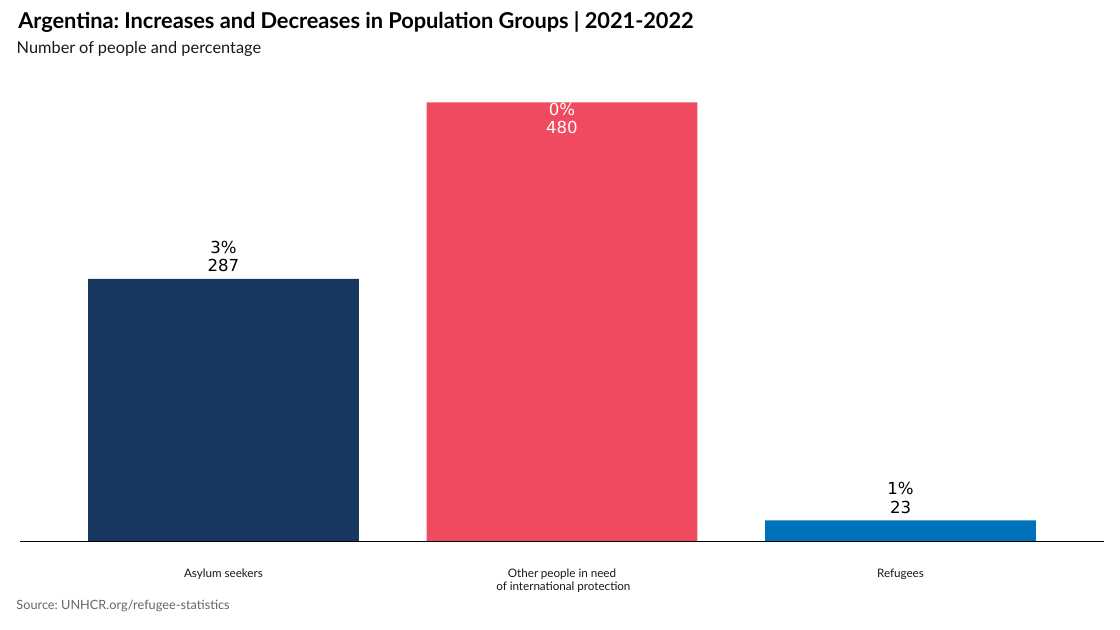
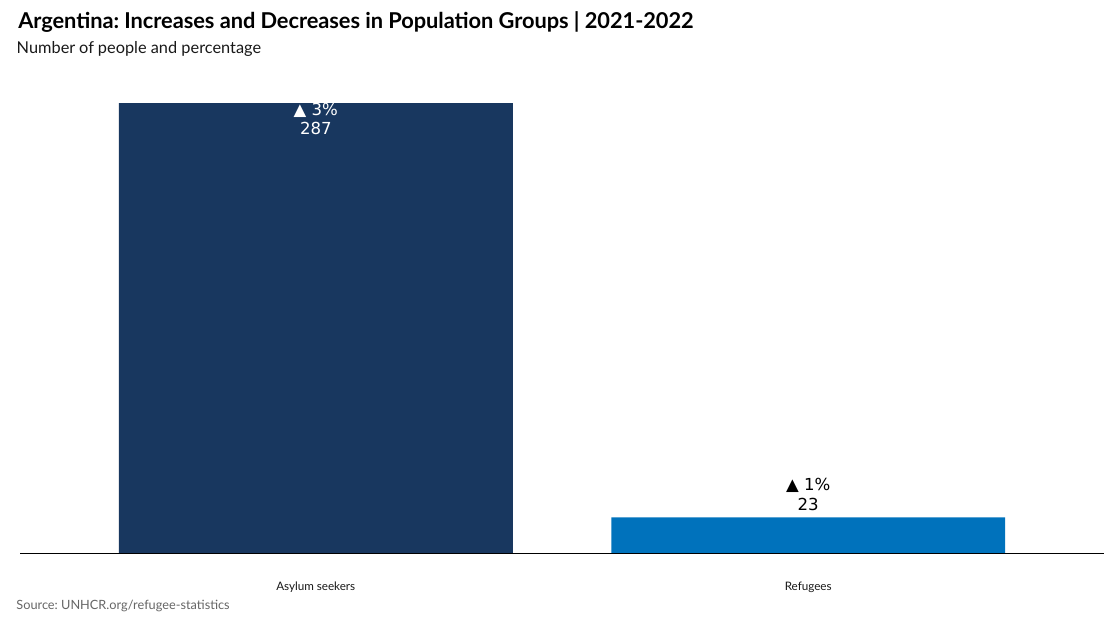
Before and after one commit to Edouard-Legoupil/unhcrdatapackage, a slide deck: slide 8 of inst/rmarkdown/templates/country_prez/skeleton/skeleton.pptx (slide 7 before the commit). Drawn at 1120x630 pixels with LibreOffice and Linux fonts; fonts in the diff are those of the drawing; background and template pictures are left out. Boxes give left, top, right and bottom in pixels: in the first picture for what was removed or moved away, otherwise in the second. Text is boxed around its words. In the diff, an @@ line names an element or a change of style, - is before the commit and + after.

```diff
--- a/inst/rmarkdown/templates/country_prez/skeleton/skeleton.pptx
+++ b/inst/rmarkdown/templates/country_prez/skeleton/skeleton.pptx
@@ rectangle: place and size @@
-rectangle at [88,279,359,541]
+rectangle at [118,103,513,554]
@@ text at [312,101,338,116]: text changed; text colour #000000 to #FFFFFF @@
-3%
+▲ 3%
@@ text "287": place and size @@
-text "287" at [208,258,240,272]
+text "287" at [300,121,332,135]
@@ text "287" at [300,121,332,135]: text colour #000000 to #FFFFFF @@
@@ text at [804,477,830,491]: text changed @@
-1%
+▲ 1%
@@ text "23": place and size @@
-text "23" at [890,500,911,514]
+text "23" at [798,497,819,511]
@@ rectangle: place and size @@
-rectangle at [765,521,1036,542]
+rectangle at [612,518,1006,554]
@@ freeform shape: place and size @@
-freeform shape at [20,542,1104,542]
+freeform shape at [20,554,1104,554]
@@ freeform shape: place and size @@
-freeform shape at [20,564,1104,564]
+freeform shape at [20,576,1104,576]
@@ text "Asylum seekers": place and size @@
-text "Asylum seekers" at [184,568,263,579]
+text "Asylum seekers" at [276,581,355,592]
@@ group removed at [427,101,697,592]: 4 texts, 1 rectangle @@
-480
-0%
-Other people in need
-of international protection
@@ text "Refugees": place and size @@
-text "Refugees" at [877,568,924,579]
+text "Refugees" at [785,581,832,592]
```
Also in this commit, not shown: 7 other slides changed, 4 slides added, 1 slide removed, 30 other files.
